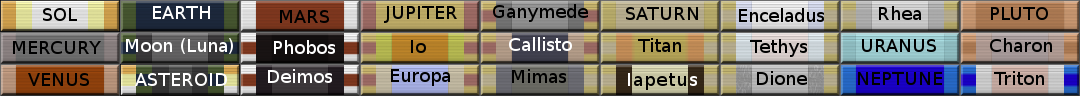
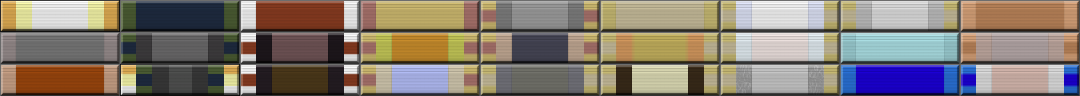
Two versions of the same layered image (1080 x 96). Layer-by-layer changes:
hid "Labels" over [13, 4, 1052, 90]
painted on "Background" over [256, 33, 344, 95]
